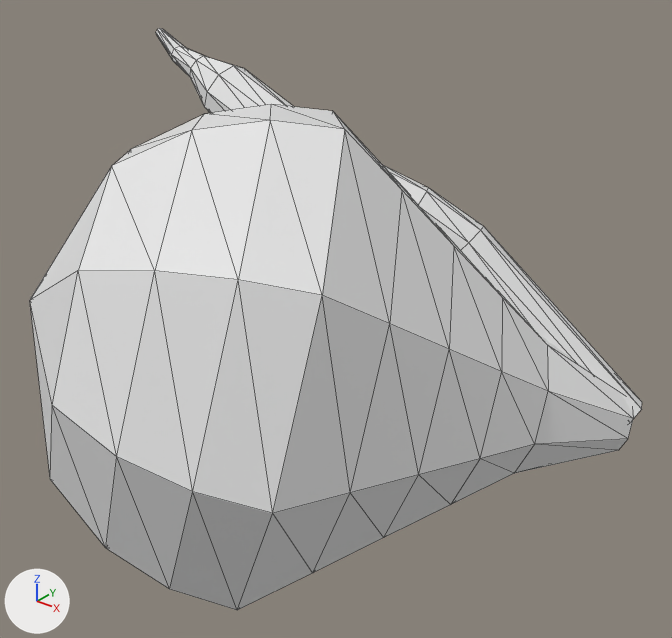
The OBJ model Assets/Resources/obj_files/ABprppaaaaa_t309.obj: old version first, new version second.
Both versions are drawn from a 50 mm camera at (171.8, -222.6, 140.0) aimed at (153.2, -199.2, 125.5). Lighting does not change. The marker at lower left points along +X, +Y and +Z. Mesh edges are drawn as thin lines. Where no turn or scale is listed for an object, it has been applied to the vertices. Vertices at the same position are counted once.

Script lines for the objects in view, before the commit:
```python
me_abprppaaaaa_t309 = bpy.data.meshes.new('ABprppaaaaa_t309')
me_abprppaaaaa_t309.from_pydata(...)  # 163 vertices, 297 faces; spans x 138.5..163.2, y -210.8..-193.5, z 118.3..134.2
ob_abprppaaaaa_t309 = bpy.data.objects.new('ABprppaaaaa_t309', me_abprppaaaaa_t309)
ob_abprppaaaaa_t309.location = (0.0, 0.0, 0.0)
```
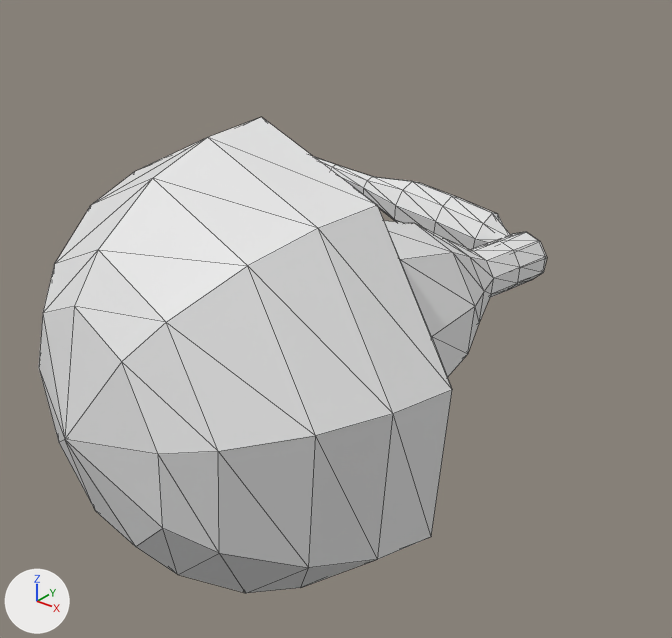
Boxes (x1, y1, x2, y2) around the edits, measured in the pictures (672 x 638 px):
```json
{"object": "ABprppaaaaa_t309", "change": "reshaped", "before": [30, 28, 642, 610], "after": [39, 117, 547, 593], "on screen": "17% narrower, 18% shorter"}
{"part": 1, "of": "me_abprppaaaaa_t309", "change": "rebuilt", "before": [30, 104, 633, 610], "after": [39, 117, 547, 593], "on screen": "16% narrower"}
{"part": 2, "of": "me_abprppaaaaa_t309", "change": "deleted", "before": [156, 28, 642, 423]}
```

The change, as JSON lines over the scene's bpy script:
```json
{"block": "me_abprppaaaaa_t309", "where": "# used by ob_abprppaaaaa_t309; location = (0.0, 0.0, 0.0)"}
{"op": "remove", "block": "me_abprppaaaaa_t309", "code": "me_abprppaaaaa_t309.from_pydata(...)  # 163 vertices, 297 faces; spans x 138.5..163.2, y -210.8..-193.5, z 118.3..134.2"}
{"op": "add", "block": "me_abprppaaaaa_t309", "code": "me_abprppaaaaa_t309.from_pydata(...)  # 163 vertices, 306 faces; spans x 144.6..161.1, y -210.4..-190.3, z 118.8..133.5"}
{"block": "me_abprppaaaaa_t309", "change": "me_abprppaaaaa_t309 part 1: the loose piece of 82 vertices spanning x 146.0..163.2, y -210.8..-195.0, z 118.3..133.8 is rebuilt with 163 vertices and now spans x 144.6..161.1, y -210.4..-190.3, z 118.8..133.5"}
{"block": "me_abprppaaaaa_t309", "change": "me_abprppaaaaa_t309 part 2: the loose piece of 81 vertices spanning x 138.5..163.2, y -200.3..-193.5, z 122.5..134.2 is deleted"}
```
